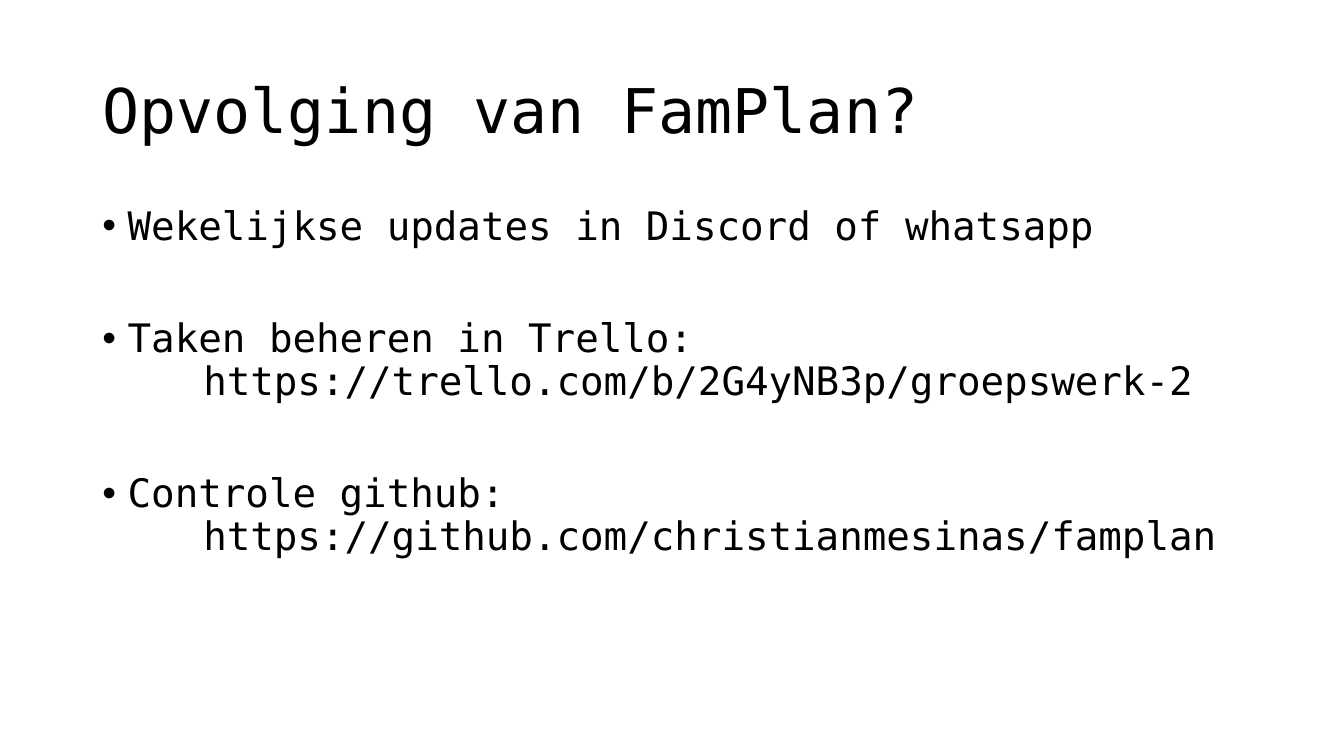
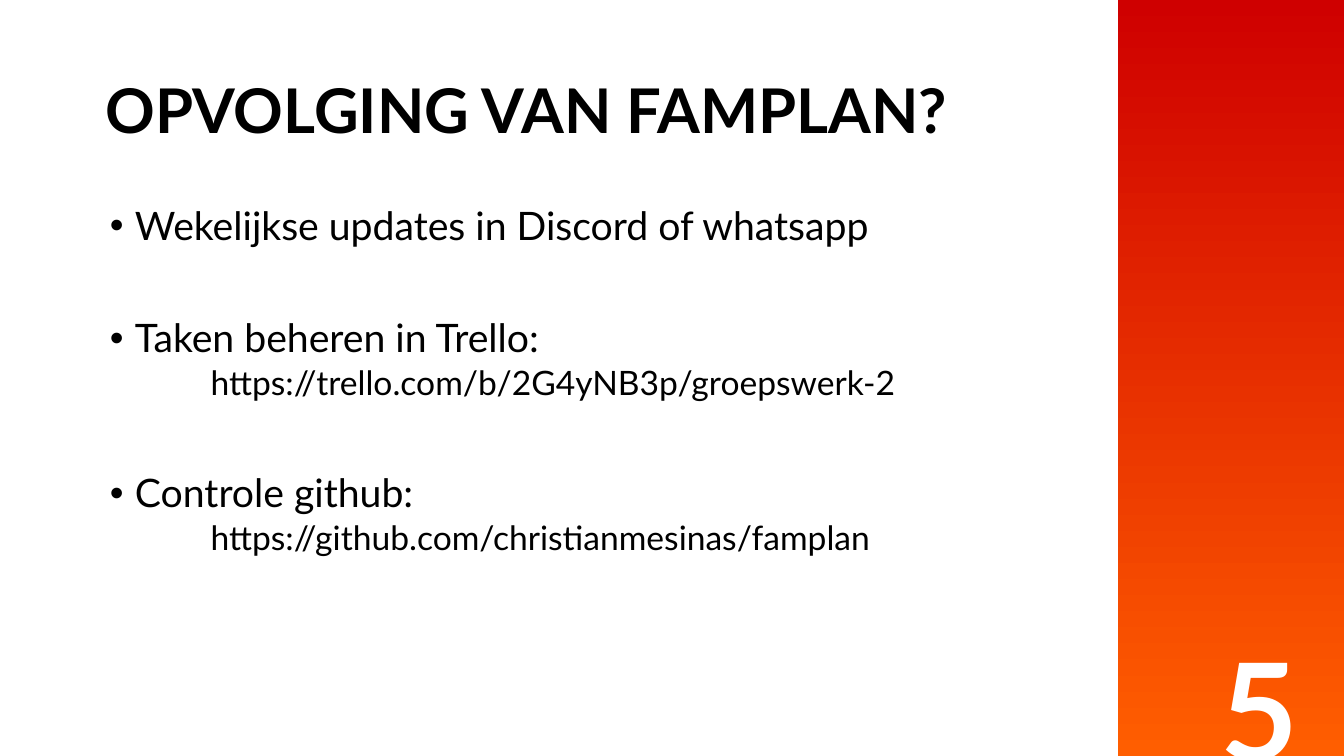
Before and after one commit to christianmesinas/famplan, a slide deck: slide 5 of presentatie/FamPlan pitch.odp. Drawn at 1344x756 pixels with LibreOffice and Linux fonts; fonts in the diff are those of the drawing. Boxes give left, top, right and bottom in pixels: in the first picture for what was removed or moved away, otherwise in the second. Text is boxed around its words. In the diff, an @@ line names an element or a change of style, - is before the commit and + after.

```diff
--- a/presentatie/FamPlan pitch.odp
+++ b/presentatie/FamPlan pitch.odp
@@ freeform shape added at (x1=1118, y1=0, x2=1344, y2=756), fill gradient #FF5E00 to #CF0000 @@
@@ title at (x1=105, y1=88, x2=947, y2=134): text changed; font DejaVu Sans Mono to Lato; bold on @@
-Opvolging van FamPlan?
+OPVOLGING VAN FAMPLAN?
@@ text "Wekelijkse updates in Discord of ..." moved from (x1=128, y1=210, x2=1216, y2=559) to (x1=135, y1=211, x2=896, y2=556) @@
@@ text "Wekelijkse updates in Discord of ..." at (x1=135, y1=211, x2=896, y2=556): font DejaVu Sans Mono to Lato; size 28 to 24 pt in "https://trello.com/b/2G4yNB3p/groepswerk-2", "https://github.com/christianmesinas/famplan" @@
@@ text added at (x1=1211, y1=615, x2=1344, y2=756), 96 pt, text #FFFFFF, bold @@
+5
```
Also in this commit, not shown: 9 other slides changed.
